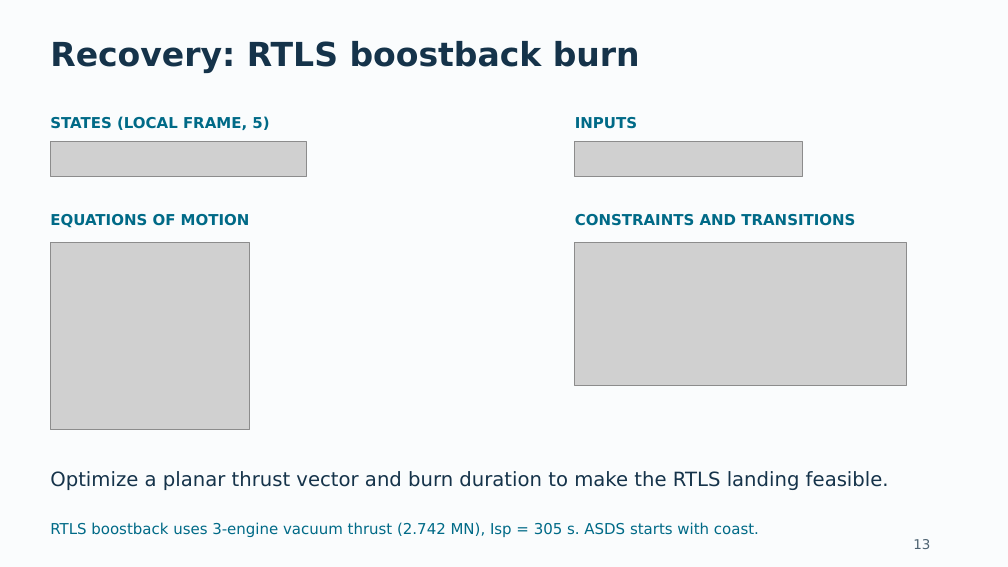
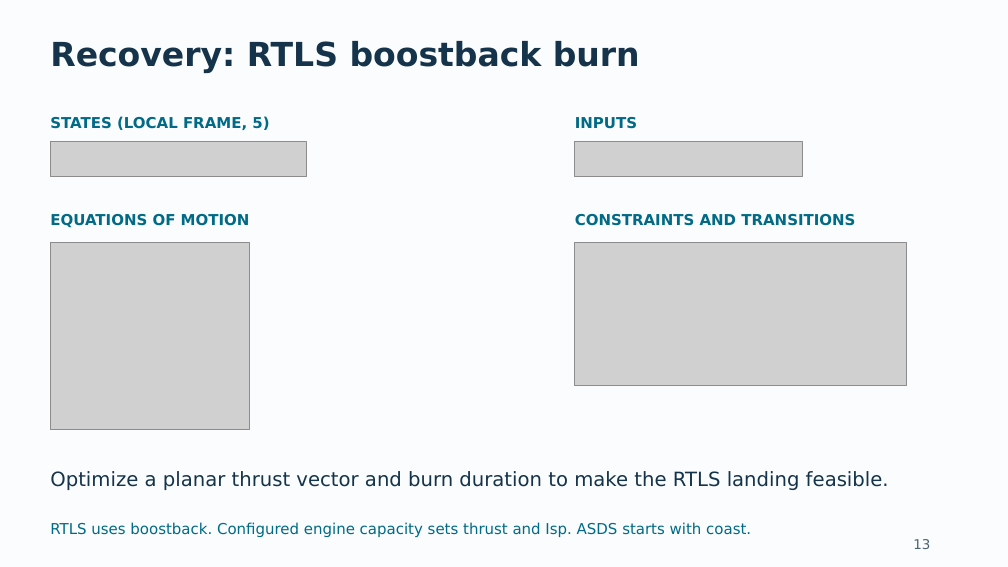
Before and after one commit to pukmark/LaunchVehicleOptimization, a slide deck: slide 13 of Launch_Vehicle_Optimization_GitHub_Current.pptx. Drawn at 1008x567 pixels with LibreOffice and Linux fonts; fonts in the diff are those of the drawing; grey boxes stand for pictures. Boxes give left, top, right and bottom in pixels: in the first picture for what was removed or moved away, otherwise in the second. Text is boxed around its words. In the diff, an @@ line names an element or a change of style, - is before the commit and + after.

```diff
--- a/Launch_Vehicle_Optimization_GitHub_Current.pptx
+++ b/Launch_Vehicle_Optimization_GitHub_Current.pptx
@@ text at <box>50,522,751,537</box>: text changed @@
-RTLS boostback uses 3-engine vacuum thrust (2.742 MN), Isp = 305 s. ASDS starts with coast.
+RTLS uses boostback. Configured engine capacity sets thrust and Isp. ASDS starts with coast.
```
Also in this commit, not shown: 17 other slides changed, 12 other files.
